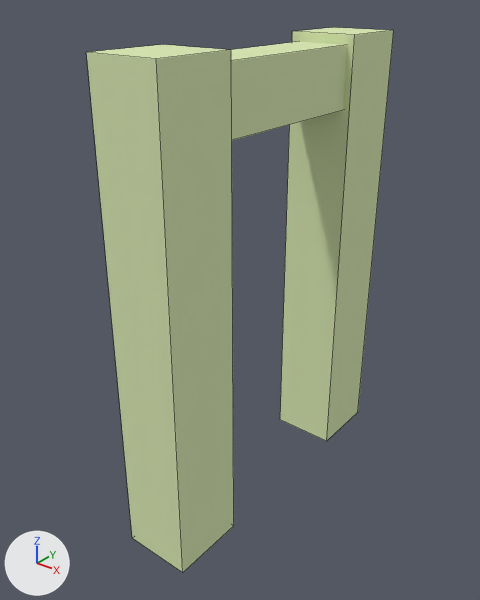
One commit to the Blender file Assets/Models/portal.blend: the scene before it, then after it.
Rendered twice from a 50 mm camera at (2.55, -3.38, 3.57) aimed at (-0.1, -0.08, 1.52). The axes (+X, +Y, +Z) are drawn at lower left. The lights are the same throughout. Mesh edges are drawn as thin lines.

The first picture shows 'Frame'.
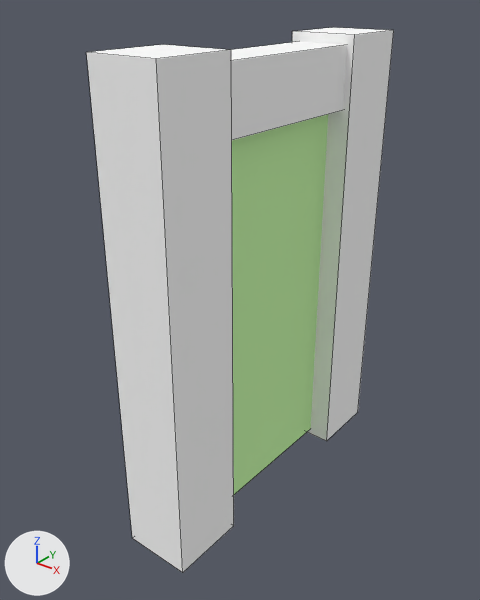
The change, as a list of edits to the scene's bpy script:
```text
Change mat_material_001:
    mat_material_001.base_color: (1.0, 0.926, 0.427) -> (0.616, 1.0, 0.435)  # beige #fff7af -> green #ceffb0
Change mat_frame_001:
    mat_frame_001.base_color: (0.698, 0.8, 0.458) -> (1.0, 1.0, 1.0)  # green #dae7b4 -> white #ffffff
Change ob_portal:
    remove ob_portal.hide_viewport = True
```

Boxes [x1, y1, x2, y2] around the edits, measured in the pictures (480 x 600 px):
'Frame', recoloured (green to white)
    both: [86, 27, 394, 572]
'Portal', shown (green)
    after: [232, 114, 328, 495]
